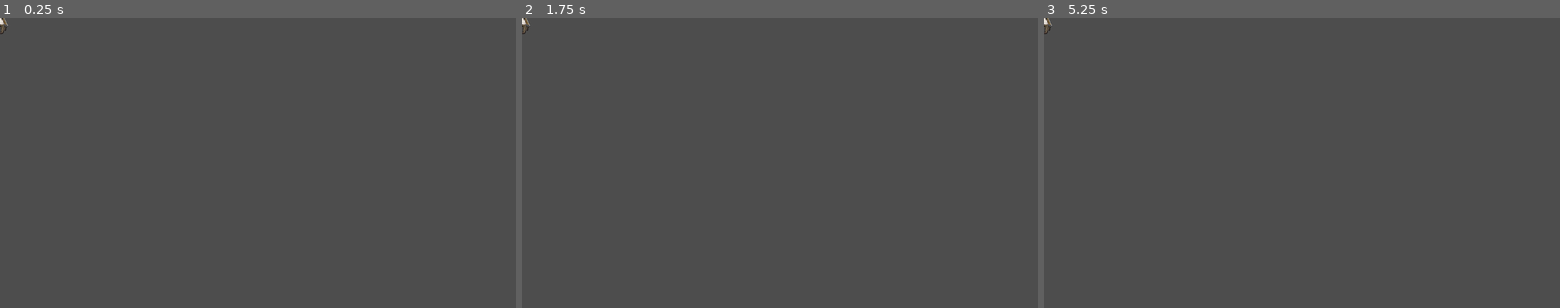
Above: before the commit, frames 1-3 (left to right).
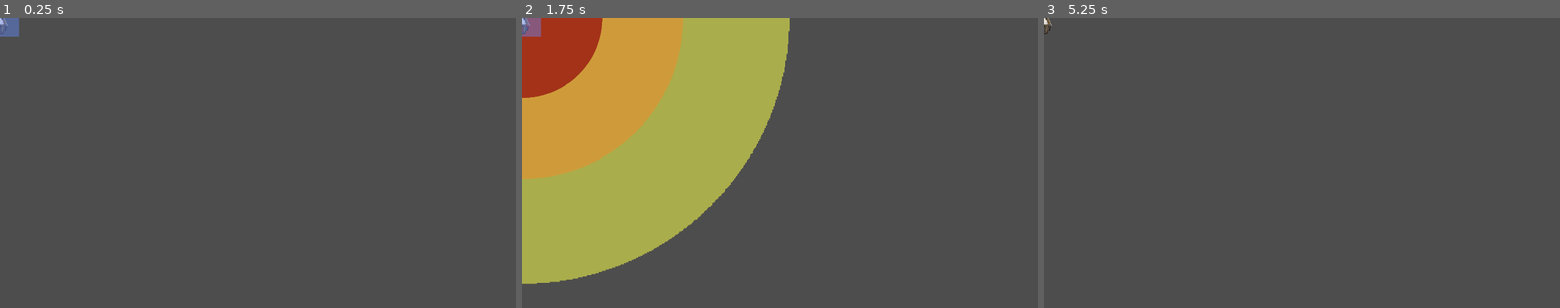
Above: after the commit, the same moments.

Repository: z3roco01/2025-skills-game
Game: Godot game, scene res://scenes/carmile_enemy.tscn
Two runs of this game, one before a commit and one after it. Both use one fixed random seed, a clock stepped at 60 frames per second and the inputs below. This scene is started directly instead of the project's main scene.
Inputs (mouse positions are in pixels of both pictures, inside the frame that each line leads up to):
- Up to frame 1 (0.25 s): no input
- Up to frame 2 (1.75 s): tap Enter at 0.5 s; move the mouse to (893, 148) at 0.52 s; hold D (right) 0.53-1.28 s; tap Shift (dash) at 0.6 s; click (893, 148) at 0.67 s; tap Space at 1.25 s; move the mouse to (676, 177) at 1.27 s; hold S (back) from 1.28 s (still down); click (676, 177) at 1.35 s
- Up to frame 3 (5.25 s): tap Enter at 2, 4.25 s; move the mouse to (1353, 99) at 2.02 s; release S (back) at 2.03 s; hold D (right) 2.03-2.78 s; right-click (1353, 99) at 2.1 s; tap Space at 2.75, 5 s; move the mouse to (1276, 221) at 2.77 s; hold W (up) 2.78-3.53 s; tap Shift (dash) at 2.85, 5.1 s; click (1276, 221) at 2.92 s; move the mouse to (1456, 206) at 3.52 s; hold A (left) 3.53-5.03 s; click (1456, 206) at 3.6 s; move the mouse to (1147, 119) at 4.27 s; right-click (1147, 119) at 4.35 s; move the mouse to (1327, 163) at 5.02 s; hold S (back) from 5.03 s (still down); click (1327, 163) at 5.17 s

The runs differ from the first frame. In frame 1, 0.2% of the frame differs, in the area x 0-4%, y 0-7%; in frame 2, 37%, in the area x 0-52%, y 0-92%; in frame 3, nothing differs.
Error before the commit: Parse Error: The member "attackBlocking" already exists in parent class Enemy. (res://scripts/carmile_enemy.gd:28)
Error after the commit: Invalid access to property or key 'position' on a base object of type 'null instance'. (res://scripts/enemy.gd:63)

Commit message:
switch carmile over  to enemys attack blocking

Diff:
--- a/scripts/carmile_enemy.gd
+++ b/scripts/carmile_enemy.gd
@@ -24,8 +24,6 @@
 var earthquakePhase = 0
 # if this earthquake phase should be a wait or not
 var earthquakeWait = false
-# when set, no attacks will happen
-var attackBlocking = false
 # if the earthquake dealt damage this phase
 var earthquakeDamaged = false
 
